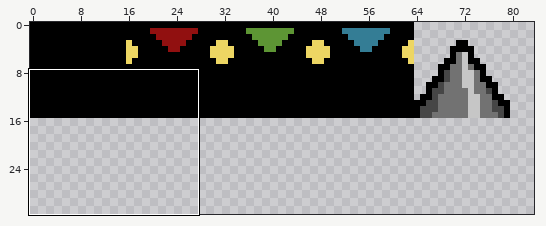
Two states of a sprite sheet, assets/tilemaps/tiles.png. Above: a wide view before the commit, with the close-up outlined.
Close-up. Before the edit:
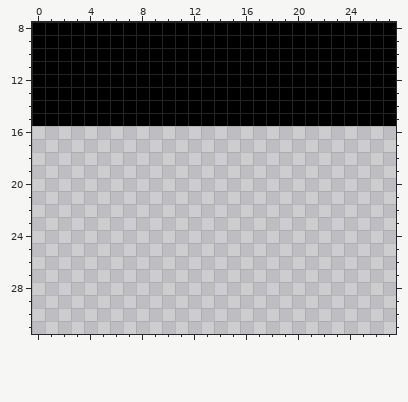
The file is 160x32 pixels. Shown: x 0..27, y 8..31. The wide view leaves out empty margins.
After:
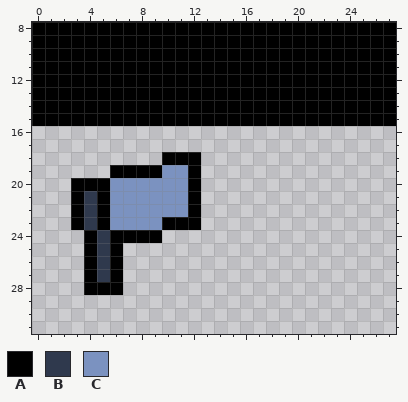
Palette (. is transparent): A #000000  B #2f394d  C #7b92c0
Change:
y 18: x 10..12 ... -> AAA
y 19: x 6..12 ....... -> AAAACCA
y 20: x 3..12 .......... -> AAACCCCCCA
y 21..22: x 3..12 .......... -> ABACCCCCCA
y 23: x 3..12 .......... -> ABACCCCAAA
y 24: x 4..9 ...... -> ABAAAA
y 25..27: x 4..6 ... -> ABA
y 28: x 4..6 ... -> AAA
Pixel boxes of the changes (left, top, right, bottom) in both close-ups:
added: (71, 152, 201, 295)
